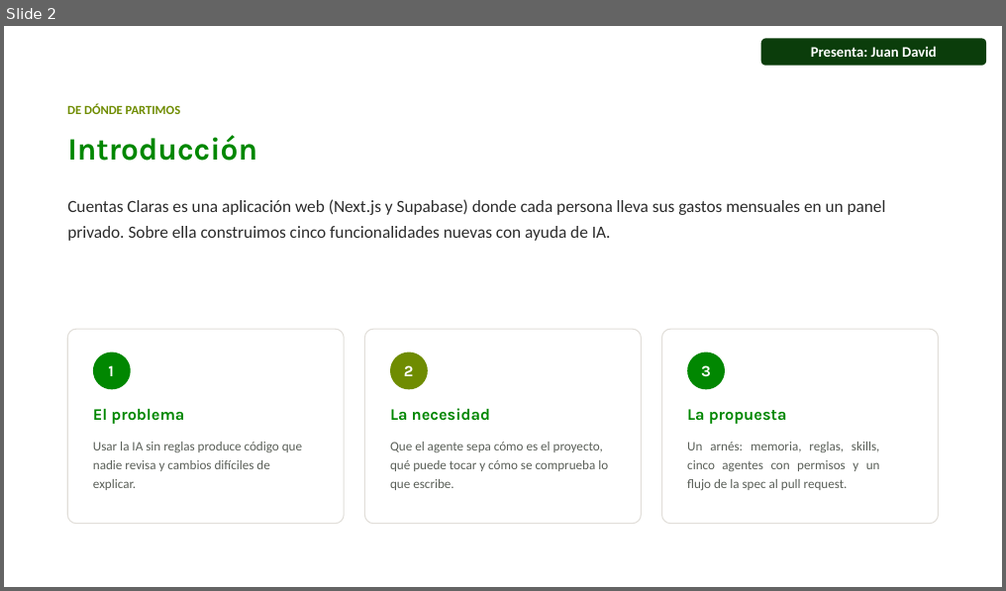
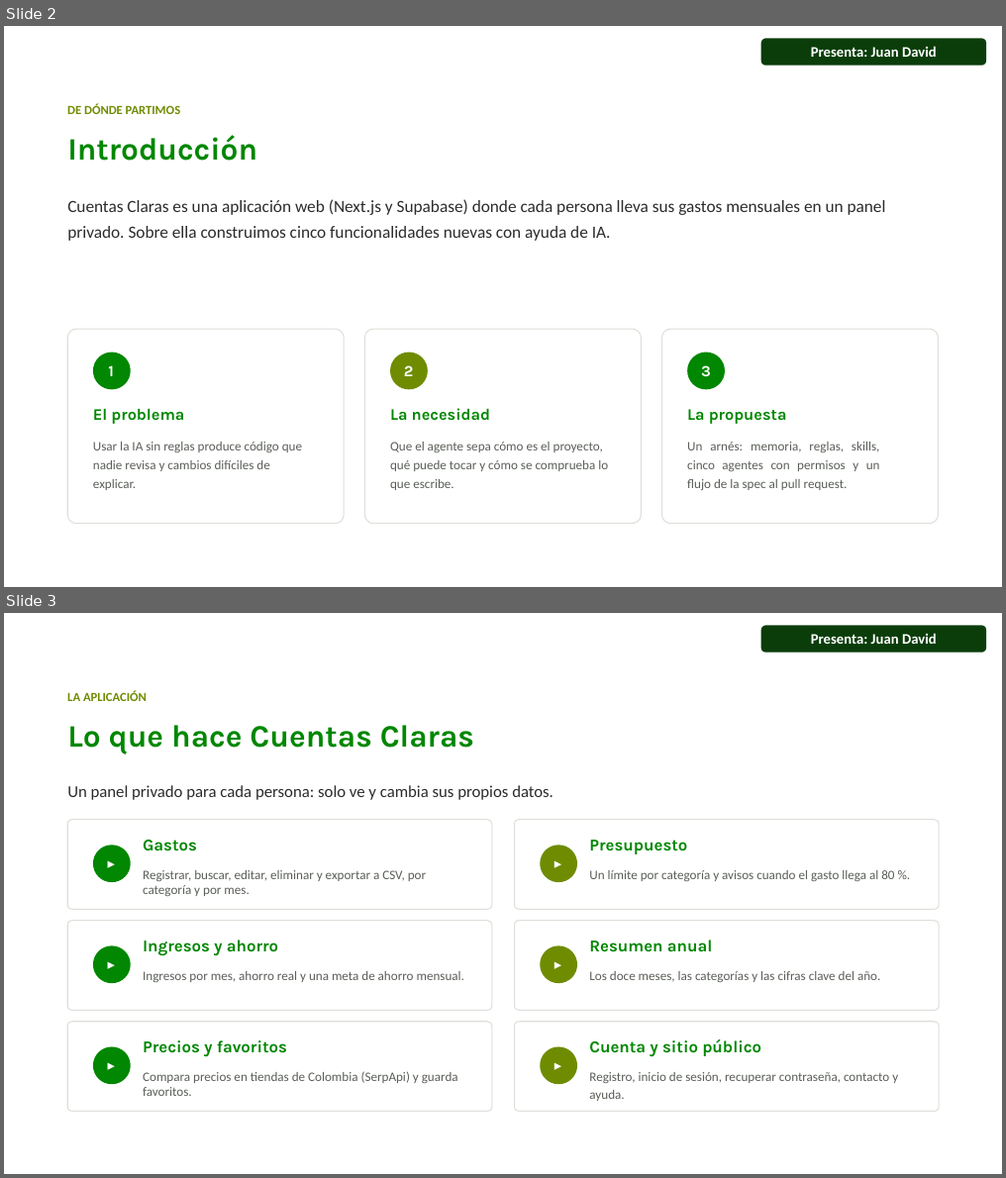
Before and after one commit to juandadevp/cuentasclaras, a slide deck: docs/Exposicion_Cuentas_Claras_con_responsables.pptx. Shown one above the other, each under a label of ours: slide 2 before the commit, slides 2 and 3 after it. The pictures are 1006x591 and 1006x1178 pixels, drawn with LibreOffice and Linux fonts; fonts in the diff are those of the drawing; background and template pictures are left out. Boxes give left, top, right and bottom in pixels: in the first picture for what was removed or moved away, otherwise in the second. Text is boxed around its words. In the diff, an @@ line names an element or a change of style, - is before the commit and + after.

```diff
--- a/docs/Exposicion_Cuentas_Claras_con_responsables.pptx
+++ b/docs/Exposicion_Cuentas_Claras_con_responsables.pptx
@@ slide 3 added at bbox=[4, 613, 1002, 1174], background picture (left out) @@
@@ rounded rectangle added at bbox=[761, 625, 987, 652], fill #0B3D0B, 14 pt, text #FFFFFF, bold @@
+Presenta: Juan David
@@ text added at bbox=[67, 691, 147, 701], 12 pt, text #6F8C01, bold @@
+LA APLICACIÓN
@@ title added at bbox=[67, 725, 474, 755], 30 pt, text #018701, bold @@
+Lo que hace Cuentas Claras
@@ text added at bbox=[67, 785, 553, 800], 16 pt, text #2C2C2C @@
+Un panel privado para cada persona: solo ve y cambia sus propios datos.
@@ freeform shape added at bbox=[67, 820, 492, 909], outline #E1DED9 1 pt @@
@@ freeform shape added at bbox=[515, 820, 939, 909], fill #FFFFFF @@
@@ freeform shape added at bbox=[515, 820, 939, 909], outline #E1DED9 1 pt @@
@@ freeform shape added at bbox=[93, 845, 131, 882], fill #018701 @@
@@ text added at bbox=[143, 840, 426, 896], 12.5 pt, text #5A5F58 @@
+Gastos
+Registrar, buscar, editar, eliminar y exportar a CSV, por categoría y por mes.
@@ freeform shape added at bbox=[540, 845, 577, 882], fill #6F8C01 @@
@@ text added at bbox=[589, 840, 894, 881], 12.5 pt, text #5A5F58 @@
+Presupuesto
+Un límite por categoría y avisos cuando el gasto llega al 80 %.
@@ text added at bbox=[107, 854, 116, 872], 14 pt, text #FFFFFF, bold @@
+▸
@@ text added at bbox=[553, 854, 562, 872], 14 pt, text #FFFFFF, bold @@
+▸
@@ freeform shape added at bbox=[67, 921, 492, 1011], fill #FFFFFF @@
@@ freeform shape added at bbox=[67, 921, 492, 1011], outline #E1DED9 1 pt @@
@@ freeform shape added at bbox=[515, 921, 939, 1011], fill #FFFFFF @@
@@ freeform shape added at bbox=[515, 921, 939, 1011], outline #E1DED9 1 pt @@
@@ freeform shape added at bbox=[93, 947, 131, 983], fill #018701 @@
@@ text added at bbox=[107, 955, 116, 973], 14 pt, text #FFFFFF, bold @@
+▸
@@ text added at bbox=[143, 940, 464, 982], 12.5 pt, text #5A5F58 @@
+Ingresos y ahorro
+Ingresos por mes, ahorro real y una meta de ahorro mensual.
@@ freeform shape added at bbox=[540, 947, 577, 983], fill #6F8C01 @@
@@ text added at bbox=[553, 955, 562, 973], 14 pt, text #FFFFFF, bold @@
+▸
@@ text added at bbox=[589, 940, 880, 982], 12.5 pt, text #5A5F58 @@
+Resumen anual
+Los doce meses, las categorías y las cifras clave del año.
@@ freeform shape added at bbox=[67, 1022, 492, 1112], fill #FFFFFF @@
@@ freeform shape added at bbox=[67, 1022, 492, 1112], outline #E1DED9 1 pt @@
@@ freeform shape added at bbox=[515, 1022, 939, 1112], fill #FFFFFF @@
@@ freeform shape added at bbox=[515, 1022, 939, 1112], outline #E1DED9 1 pt @@
@@ freeform shape added at bbox=[93, 1048, 131, 1084], fill #018701 @@
@@ text added at bbox=[107, 1056, 116, 1075], 14 pt, text #FFFFFF, bold @@
+▸
@@ text added at bbox=[143, 1041, 458, 1096], 12.5 pt, text #5A5F58 @@
+Precios y favoritos
+Compara precios en tiendas de Colombia (SerpApi) y guarda favoritos.
@@ freeform shape added at bbox=[540, 1048, 577, 1084], fill #6F8C01 @@
@@ text added at bbox=[553, 1056, 562, 1075], 14 pt, text #FFFFFF, bold @@
+▸
@@ text added at bbox=[589, 1040, 898, 1101], 12.5 pt, text #5A5F58 @@
+Cuenta y sitio público
+Registro, inicio de sesión, recuperar contraseña, contacto y ayuda.
```
Also in this commit, not shown: 1 slide changed, 1 other slide added, 3 other files.
